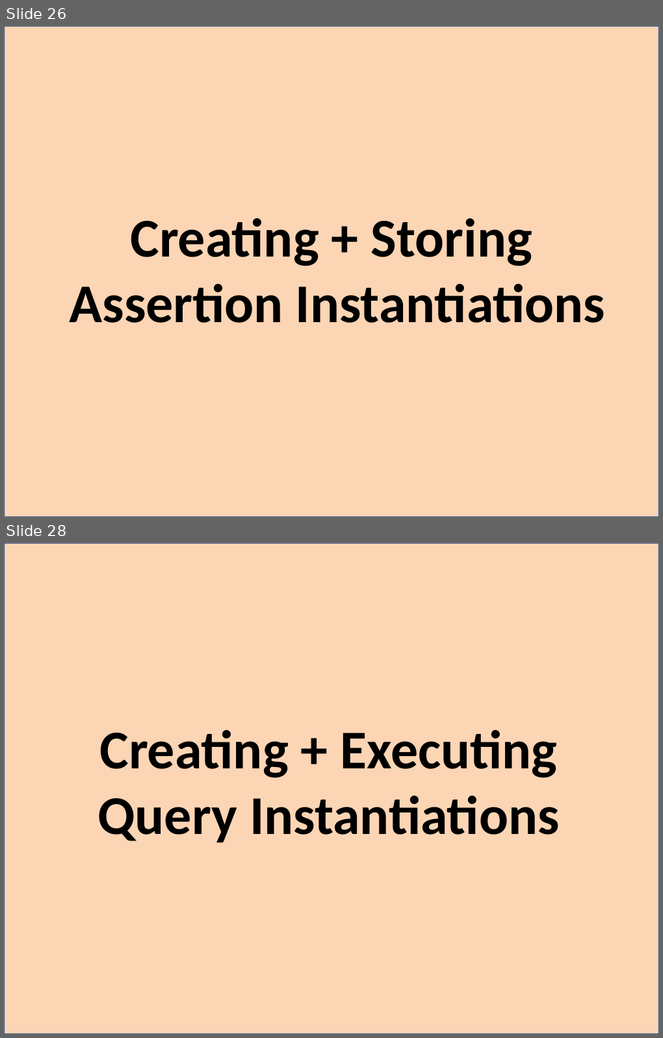
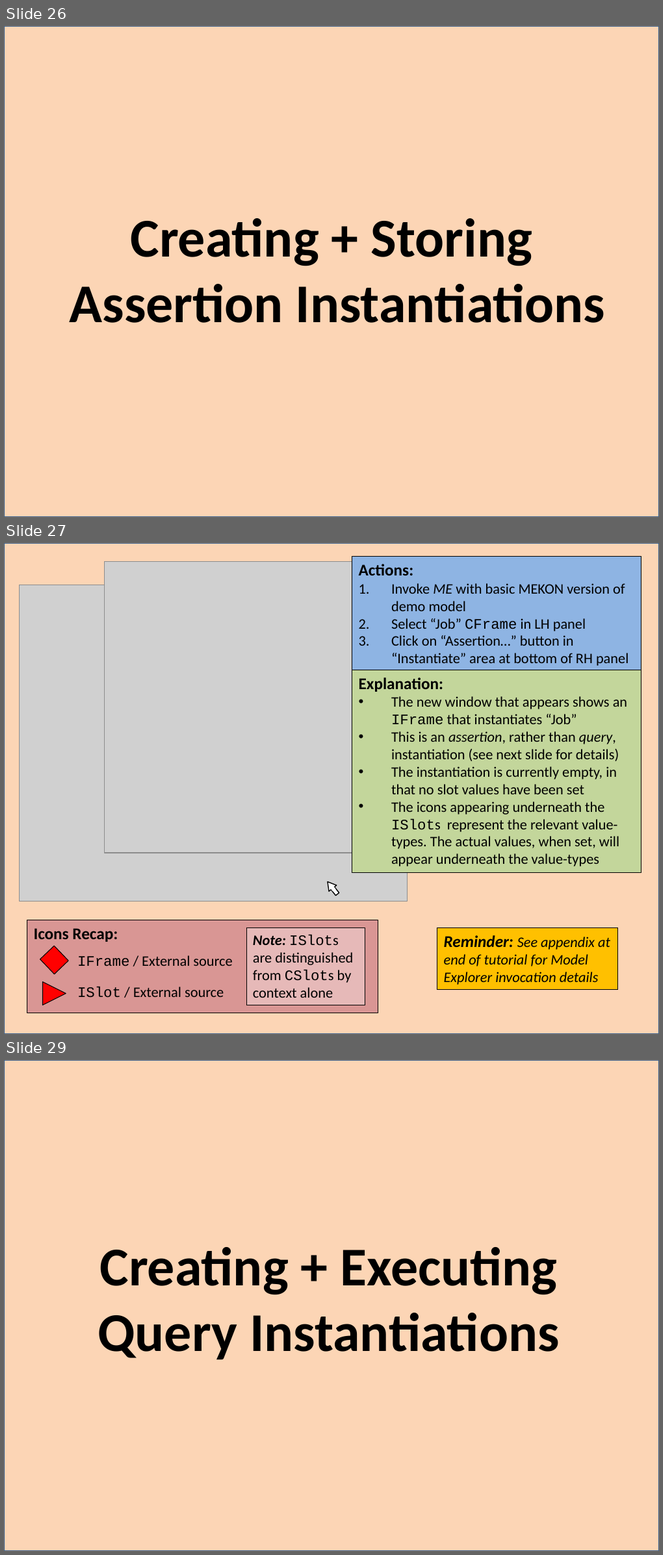
Before and after one commit to colin-puleston/mekon-hobo, a slide deck: docs/MEKON-HOBO Introductory Tutorial.pptx. Shown one above the other, each under a label of ours: slides 26 and 28 before the commit, slides 26, 27 and 29 after it; the slides between them are not shown. The pictures are 663x1038 and 663x1555 pixels, drawn with LibreOffice and Linux fonts; fonts in the diff are those of the drawing; grey boxes stand for pictures. Boxes give left, top, right and bottom in pixels: in the first picture for what was removed or moved away, otherwise in the second. Text is boxed around its words. In the diff, an @@ line names an element or a change of style, - is before the commit and + after.

```diff
--- a/docs/MEKON-HOBO Introductory Tutorial.pptx
+++ b/docs/MEKON-HOBO Introductory Tutorial.pptx
@@ slide 27 added at [4, 543, 659, 1034], background #FFFFFF @@
@@ rectangle added at [4, 543, 659, 1034], fill #FCD5B5, outline #3A5F8C 2 pt @@
@@ picture added at [105, 562, 456, 854] @@
@@ rectangle added at [352, 557, 641, 672], fill #8EB4E3, outline #000000 0.75 pt, 16 pt, text #000000 @@
+Actions:
+1. Invoke ME with basic MEKON version of demo model
+2. Select “Job” CFrame in LH panel
+3. Click on “Assertion…” button in “Instantiate” area at bottom of RH panel
@@ picture added at [20, 585, 408, 901] @@
@@ rectangle added at [352, 670, 641, 873], fill #C3D69B, outline #000000 0.75 pt, 16 pt, text #000000 @@
+Explanation:
+• The new window that appears shows an IFrame that instantiates “Job”
+• This is an assertion, rather than query, instantiation (see next slide for details)
+• The instantiation is currently empty, in that no slot values have been set
+• The icons appearing underneath the ISlots represent the relevant value-types. The actual values, when set, will appear underneath the value-types
@@ triangle added at [324, 879, 337, 892], fill #FFFFFF, outline #000000 1 pt @@
@@ rectangle added at [330, 886, 339, 896], fill #FFFFFF, outline #000000 1 pt @@
@@ rectangle added at [331, 886, 336, 891], fill #FFFFFF @@
@@ rectangle added at [27, 921, 378, 1014], fill #D99694, outline #000000 0.75 pt, 18 pt, text #000000, bold @@
+Icons Recap:
@@ rectangle added at [246, 928, 365, 1006], fill #E6B9B8, outline #000000 0.75 pt, 16 pt, text #000000 @@
+Note: ISlots are distinguished from CSlots by context alone
@@ rectangle added at [437, 928, 618, 990], fill #FFC000, outline #000000 0.75 pt, 16 pt, text #000000, italic @@
+Reminder: See appendix at end of tutorial for Model Explorer invocation details
@@ rectangle added at [40, 946, 69, 975], fill #FF0000, outline #000000 0.75 pt @@
@@ text added at [77, 956, 232, 967], 16 pt, text #000000 @@
+IFrame / External source
@@ triangle added at [42, 982, 66, 1005], fill #FF0000, outline #000000 0.75 pt @@
@@ text added at [77, 986, 224, 998], 16 pt, text #000000 @@
+ISlot / External source
@@ what was slide 28 is now slide 29 @@
```
Also in this commit, not shown: 3 slides changed.
